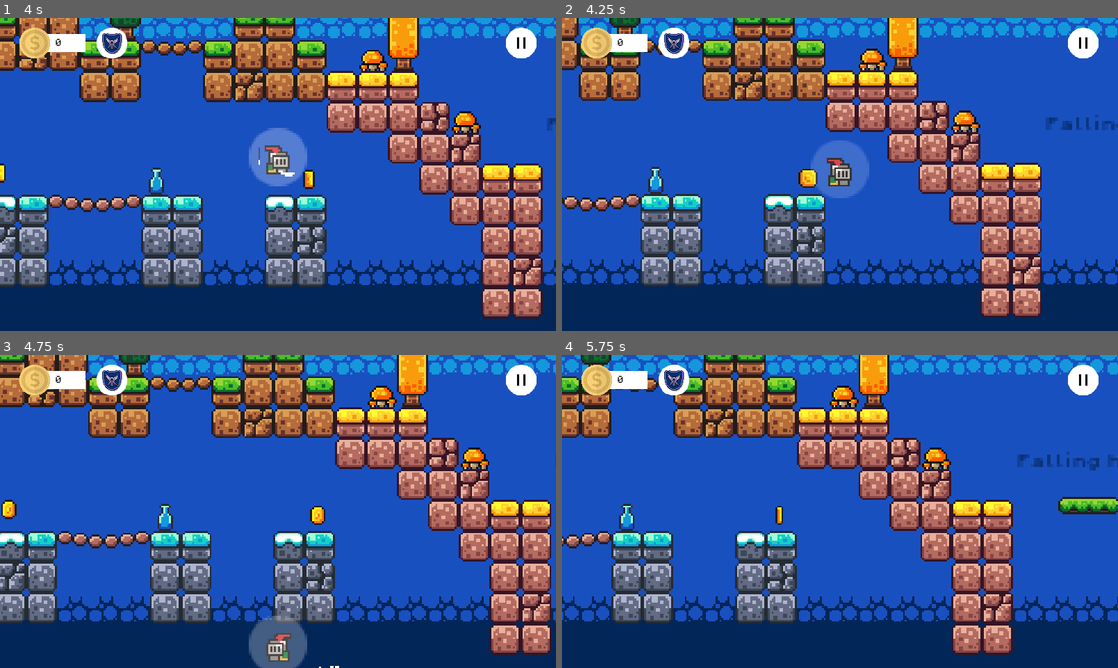
Above: before the commit, frames 1-4 (two rows, left to right).
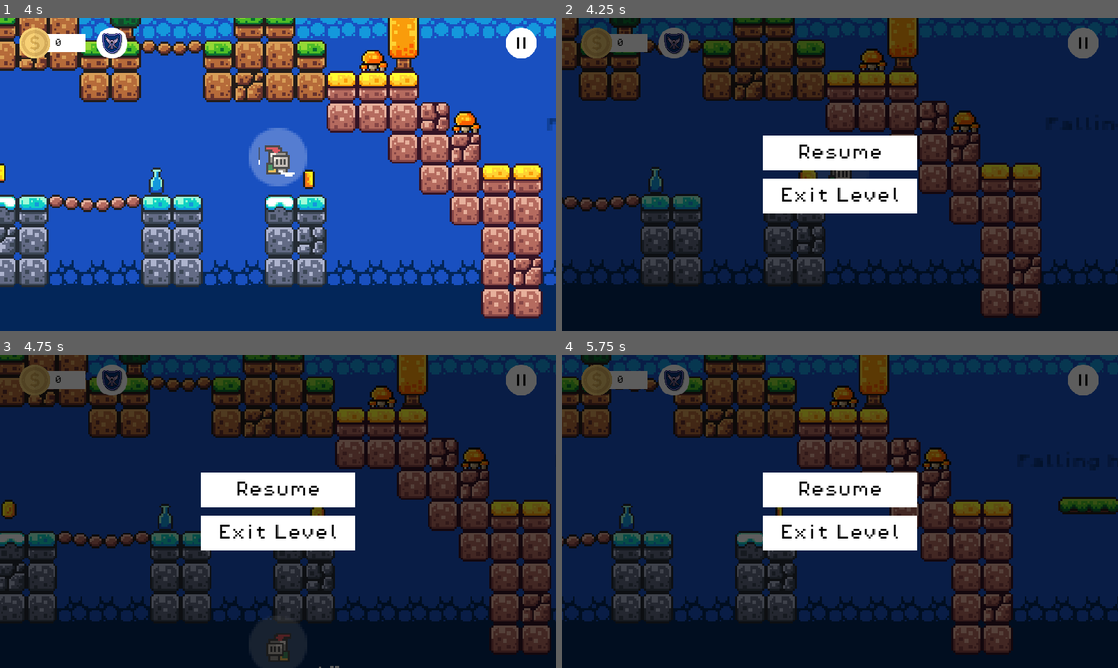
Above: after the commit, the same moments.

Repository: ImadSaddik/FirstGodotGame
Game: Godot game, scene res://scenes/level_1.tscn
Same seed, same stepped clock (60 frames per second), same inputs: the game is played once before the commit and once after it. This scene is started directly instead of the project's main scene.
Inputs:
- Up to frame 1 (4 s): hold Right (move_right) 0.53-2.03 s; tap E (hit) at 0.6, 2.1, 3.6 s; tap Space (jump) at 0.77, 1.52, 3.02, 3.77 s; tap Shift (shield) at 1.35, 2.85 s; hold Left (move_left) 2.03-2.78 s; hold Right (move_right) from 2.78 s (still down)
- Up to frame 2 (4.25 s): keep holding Right (move_right); tap Escape (pause, bound only after the commit) at 4.15 s
- Up to frame 3 (4.75 s): release Right (move_right) at 4.28 s; hold Left (move_left) from 4.28 s (still down); tap Shift (shield) at 4.35 s; tap Space (jump) at 4.52 s
- Up to frame 4 (5.75 s): release Left (move_left) at 5.03 s; hold Right (move_right) from 5.03 s (still down); tap E (hit) at 5.1 s

Frame 1 is identical in both runs. In frame 2, 97% of the frame differs, in the area x 0-100%, y 0-100%; in frame 3, 97%; in frame 4, 98%.

Commit message:
Added the ability to pause the game just by hitting the escape key

Diff:
--- a/project.godot
+++ b/project.godot
@@ -65,6 +65,11 @@
 "events": [Object(InputEventKey,"resource_local_to_scene":false,"resource_name":"","device":-1,"window_id":0,"alt_press …(195 unchanged characters)…
 ]
 }
+pause={
+"deadzone": 0.5,
+"events": [Object(InputEventKey,"resource_local_to_scene":false,"resource_name":"","device":-1,"window_id":0,"alt_pressed":false,"shift_pressed":false,"ctrl_pressed":false,"meta_pressed":false,"pressed":false,"keycode":0,"physical_keycode":4194305,"key_label":0,"unicode":0,"location":0,"echo":false,"script":null)
+]
+}
 
 [layer_names]
 
--- a/scripts/game_manager.gd
+++ b/scripts/game_manager.gd
@@ -11,6 +11,10 @@
 @export var currentLevel: int
 
 var score: int = 0
+
+func _process(delta: float) -> void:
+	if Input.is_action_just_pressed("pause"):
+		show_pause_menu()
 
 
 func add_point():
